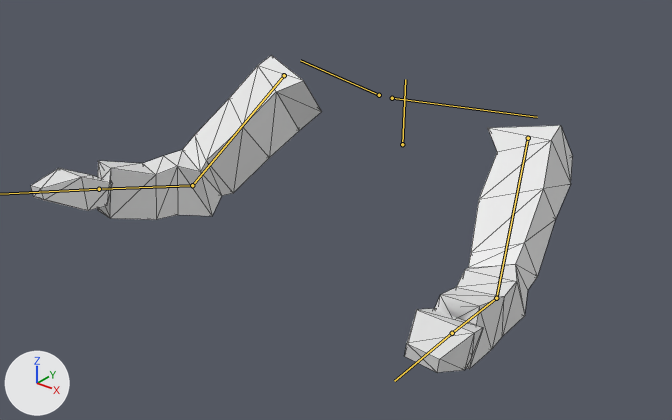
Renders of the glTF model meshes/entities/player_models/male_arms_model/male_arm_model.glb from each side of a commit.
Rendered twice from a 50 mm camera at (1.168, -1.707, 0.991) aimed at (0.042, -0.301, 0.119). The lights are fixed; the arrows at lower left show +X, +Y and +Z. Both versions are drawn at frame 40 of the action 'falling'; the numbers are the values there. The bones that bend it are drawn over the model as lines. Mesh edges are drawn as thin lines.
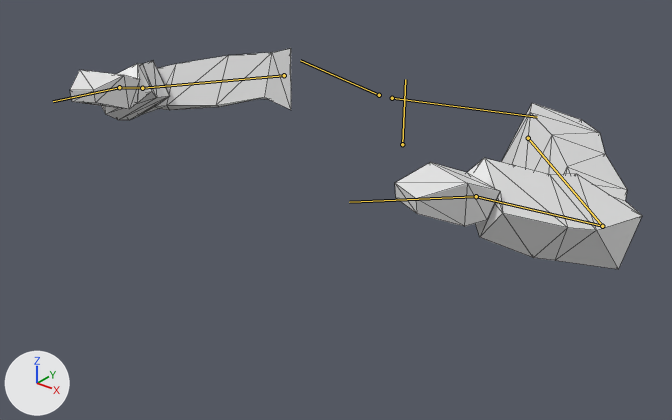
Diff of the bpy script that builds the scene:
```diff
--- a/meshes/entities/player_models/male_arms_model/male_arm_model.glb.py
+++ b/meshes/entities/player_models/male_arms_model/male_arm_model.glb.py
@@ bone_upper_arm_l @@
 bone_upper_arm_l = bpy.data.objects['metarig'].pose.bones['upper_arm.L']  # child of 'shoulder.L'
-bone_upper_arm_l.rotation_quaternion = (0.905, 0.392, -0.122, -0.107)  # degrees (48, -8, -17)
+bone_upper_arm_l.rotation_quaternion = (0.826, 0.396, 0.047, 0.398)  # degrees (45, -14, 46)
@@ bone_lowerarm_l @@
 bone_lowerarm_l = bpy.data.objects['metarig'].pose.bones['lowerarm.L']  # child of 'upper_arm.L'
-bone_lowerarm_l.rotation_quaternion = (0.912, 0.396, -0.105, -0.012)  # degrees (48, -10, -6)
+bone_lowerarm_l.rotation_quaternion = (0.757, 0.626, -0.122, -0.141)  # degrees (79, -1, -21)
@@ bone_hand_l @@
 bone_hand_l = bpy.data.objects['metarig'].pose.bones['hand.L']  # child of 'lowerarm.L'
-bone_hand_l.rotation_quaternion = (0.733, 0.108, 0.672, 0.001)  # degrees (65, 80, 56)
+bone_hand_l.rotation_quaternion = (0.959, 0.075, 0.249, 0.109)  # degrees (13, 28, 16)
@@ bone_upper_arm_r @@
 bone_upper_arm_r = bpy.data.objects['metarig'].pose.bones['upper_arm.R']  # child of 'shoulder.R'
-bone_upper_arm_r.rotation_quaternion = (0.905, 0.392, 0.122, 0.107)  # degrees (48, 8, 17)
+bone_upper_arm_r.rotation_quaternion = (0.826, 0.396, -0.047, -0.398)  # degrees (45, 14, -46)
@@ bone_lowerarm_r @@
 bone_lowerarm_r = bpy.data.objects['metarig'].pose.bones['lowerarm.R']  # child of 'upper_arm.R'
-bone_lowerarm_r.rotation_quaternion = (0.912, 0.396, 0.105, 0.012)  # degrees (48, 10, 6)
+bone_lowerarm_r.rotation_quaternion = (0.757, 0.626, 0.122, 0.141)  # degrees (79, 1, 21)
@@ bone_hand_r @@
 bone_hand_r = bpy.data.objects['metarig'].pose.bones['hand.R']  # child of 'lowerarm.R'
-bone_hand_r.rotation_quaternion = (0.733, 0.108, -0.672, -0.001)  # degrees (65, -80, -56)
+bone_hand_r.rotation_quaternion = (0.959, 0.075, -0.249, -0.109)  # degrees (13, -28, -16)
```

Where the change shows, as pixel boxes (x1, y1, x2, y2) in the pictures (672 x 420 px):
'Cube.001', posed (30% shorter): before (31, 55, 572, 372); after (70, 48, 642, 269)
bone 'upper_arm.L', root to tip: before (528, 138) to (496, 298); after (528, 138) to (602, 226)
bone 'lowerarm.L', root to tip: before (496, 298) to (452, 333); after (602, 226) to (476, 196)
bone 'hand.L', root to tip: before (452, 333) to (394, 381); after (476, 196) to (349, 202)
bone 'upper_arm.R', root to tip: before (284, 75) to (192, 185); after (284, 75) to (142, 88)
bone 'lowerarm.R', root to tip: before (192, 185) to (99, 189); after (142, 88) to (119, 87)
